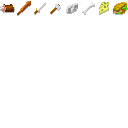
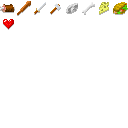
Two versions of the same layered image (128x128). Layer-by-layer changes:
painted on "Pozadí" over [3, 19, 14, 30]
